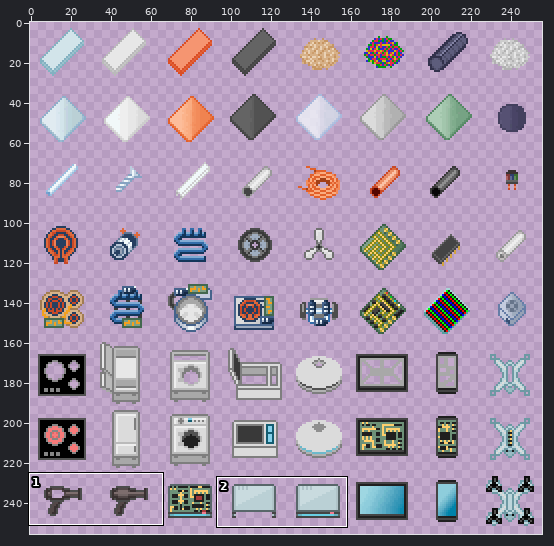
Sprite sheet, stored at app/src/main/res/drawable-nodpi/materials.png. The first picture is a wide view before the edit; the outline marks the close-up.
Close-up. Earlier state:
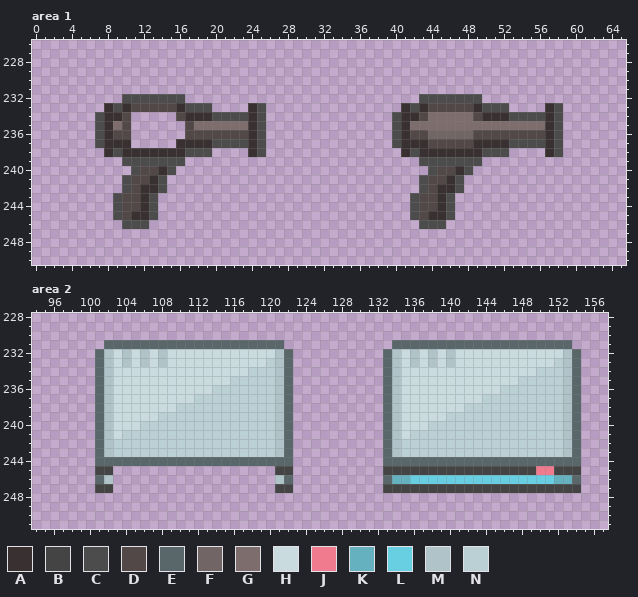
The file is 256x256 pixels. Pixels under 10% opacity are left out. Colours within 5 levels of each other are drawn and written as one. Shown: area 1: x 0..65, y 226..250; area 2: x 94..157, y 228..251.
Palette (. is transparent): A #393131  B #444444  C #4c4c4c  D #534848  E #59676a  F #726565  G #7d6d6d  H #c9dbdf  J #f17b8e  K #66b1bf  L #68cfe3  M #afc3c8  N #bad0d5
The result:
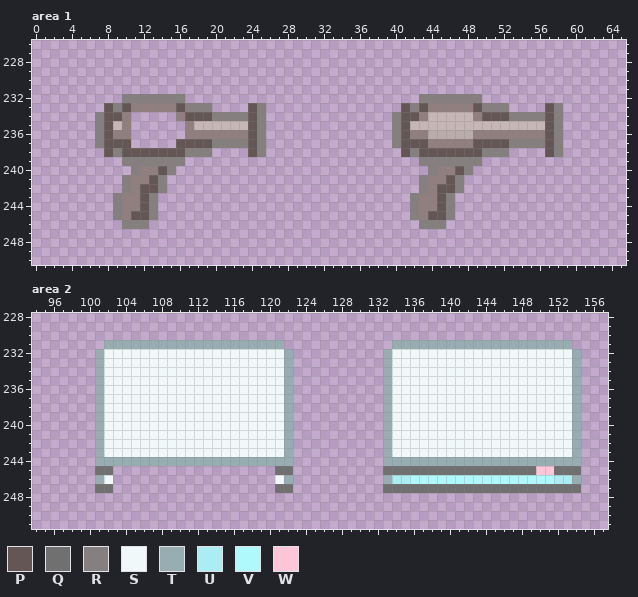
Colours new in this view: P #655656  Q #707070  R #867f7f  S #f1f8f9  T #97adb2  U #acedf3  V #aff8fc  W #fec6d8
Changes in this commit:
colour D: #534848 -> #917f7f
colour F: #726565 -> #bbacac
colour G: #7d6d6d -> #c7b6b6
Area 1:
y 232: x 10..16 CCCCCCC -> RRRRRRR; x 43..49 CCCCCCC -> RRRRRRR
y 233: x 8..10 ACA -> PRP; x 16..19 ACCC -> PRRR; x 24..25 AC -> PR; x 41..43 ACA -> PRP; x 49..52 ACCC -> PRRR; x 57..58 AC -> PR
y 234: x 7..9 CAA -> RPP; x 17..25 AAACCCCAC -> PPPRRRRPR; x 40..42 CAA -> RPP; x 50..58 AAACCCCAC -> PPPRRRRPR
y 235..236: x 7..8 CA -> RP; x 24..25 AC -> PR; x 40..41 CA -> RP; x 57..58 AC -> PR
y 237: x 7..10 CAAA -> RPPP; x 16..25 AAAACCCCAC -> PPPPRRRRPR; x 40..43 CAAA -> RPPP; x 49..58 AAAACCCCAC -> PPPPRRRRPR
y 238: x 8..19 ACAAAAAAACCC -> PRPPPPPPPRRR; x 24..25 AC -> PR; x 41..52 ACAAAAAAACCC -> PRPPPPPPPRRR; x 57..58 AC -> PR
y 239: x 10..16 CCCCCCC -> RRRRRRR; x 43..49 CCCCCCC -> RRRRRRR
y 240: x 11 C -> R; x 14..15 AC -> PR; x 44 C -> R; x 47..48 AC -> PR
y 241: x 10 C -> R; x 13..14 AC -> PR; x 43 C -> R; x 46..47 AC -> PR
y 242: x 10 C -> R; x 12..14 AAC -> PPR; x 43 C -> R; x 45..47 AAC -> PPR
y 243..244: x 9 C -> R; x 12..13 AC -> PR; x 42 C -> R; x 45..46 AC -> PR
y 245: x 9 C -> R; x 11..13 AAC -> PPR; x 42 C -> R; x 44..46 AAC -> PPR
y 246: x 10..12 CCC -> RRR; x 43..45 CCC -> RRR
Area 2:
y 231: x 102..121 EEEEEEEEEEEEEEEEEEEE -> TTTTTTTTTTTTTTTTTTTT; x 134..153 EEEEEEEEEEEEEEEEEEEE -> TTTTTTTTTTTTTTTTTTTT
y 232: x 101..122 EMHMHMHMHHHHHHHHHHHHME -> TSSSSSSSSSSSSSSSSSSSST; x 133..154 EMHMHMHMHHHHHHHHHHHHME -> TSSSSSSSSSSSSSSSSSSSST
y 233: x 101..122 EMHMHMHMHHHHHHHHHHHNME -> TSSSSSSSSSSSSSSSSSSSST; x 133..154 EMHMHMHMHHHHHHHHHHHNME -> TSSSSSSSSSSSSSSSSSSSST
y 234: x 101..122 EMHHHHHHHHHHHHHHHNNNME -> TSSSSSSSSSSSSSSSSSSSST; x 133..154 EMHHHHHHHHHHHHHHHNNNME -> TSSSSSSSSSSSSSSSSSSSST
y 235: x 101..122 EMHHHHHHHHHHHHHNNNNNME -> TSSSSSSSSSSSSSSSSSSSST; x 133..154 EMHHHHHHHHHHHHHNNNNNME -> TSSSSSSSSSSSSSSSSSSSST
y 236: x 101..122 EMHHHHHHHHHHHNNNNNNNME -> TSSSSSSSSSSSSSSSSSSSST; x 133..154 EMHHHHHHHHHHHNNNNNNNME -> TSSSSSSSSSSSSSSSSSSSST
y 237: x 101..122 EMHHHHHHHHHNNNNNNNNNME -> TSSSSSSSSSSSSSSSSSSSST; x 133..154 EMHHHHHHHHHNNNNNNNNNME -> TSSSSSSSSSSSSSSSSSSSST
y 238: x 101..122 EMHHHHHHHNNNNNNNNNNNME -> TSSSSSSSSSSSSSSSSSSSST; x 133..154 EMHHHHHHHNNNNNNNNNNNME -> TSSSSSSSSSSSSSSSSSSSST
y 239: x 101..122 EMHHHHHNNNNNNNNNNNNNME -> TSSSSSSSSSSSSSSSSSSSST; x 133..154 EMHHHHHNNNNNNNNNNNNNME -> TSSSSSSSSSSSSSSSSSSSST
y 240: x 101..122 EMHHHNNNNNNNNNNNNNNNME -> TSSSSSSSSSSSSSSSSSSSST; x 133..154 EMHHHNNNNNNNNNNNNNNNME -> TSSSSSSSSSSSSSSSSSSSST
y 241: x 101..122 EMHNNNNNNNNNNNNNNNNNME -> TSSSSSSSSSSSSSSSSSSSST; x 133..154 EMHNNNNNNNNNNNNNNNNNME -> TSSSSSSSSSSSSSSSSSSSST
y 242..243: x 101..122 EMNNNNNNNNNNNNNNNNNNME -> TSSSSSSSSSSSSSSSSSSSST; x 133..154 EMNNNNNNNNNNNNNNNNNNME -> TSSSSSSSSSSSSSSSSSSSST
y 244: x 101..122 EEEEEEEEEEEEEEEEEEEEEE -> TTTTTTTTTTTTTTTTTTTTTT; x 133..154 EEEEEEEEEEEEEEEEEEEEEE -> TTTTTTTTTTTTTTTTTTTTTT
y 245: x 101..102 BB -> QQ; x 121..122 BB -> QQ; x 133..154 BBBBBBBBBBBBBBBBBJJBBB -> QQQQQQQQQQQQQQQQQWWQQQ
y 246: x 101..102 EM -> TS; x 121..122 ME -> ST; x 133..154 EKKLLLLLLLLLLLLLLLLKKE -> TUUVVVVVVVVVVVVVVVVUUT
y 247: x 101..102 BB -> QQ; x 121..122 BB -> QQ; x 133..154 BBBBBBBBBBBBBBBBBBBBBB -> QQQQQQQQQQQQQQQQQQQQQQ
Pixel boxes of the changes (left, top, right, bottom) in both close-ups:
changed: (95, 94, 266, 229)
changed: (392, 94, 563, 229)
changed: (95, 340, 293, 493)
changed: (383, 340, 581, 493)
